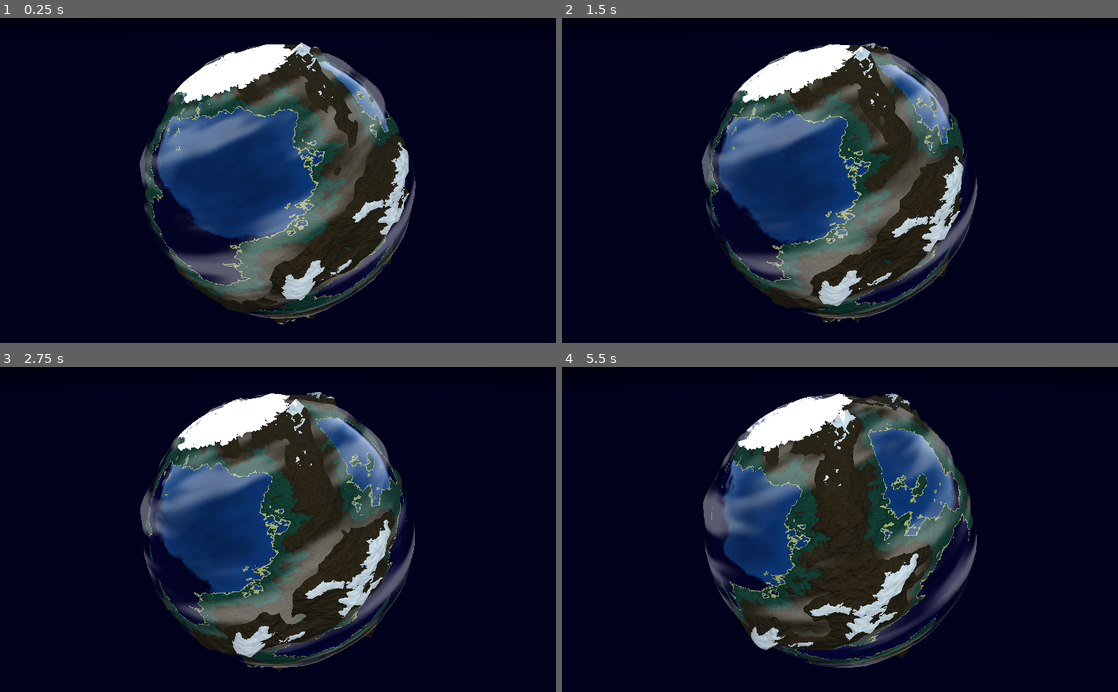
Above: before the commit, frames 1-4 (two rows, left to right).
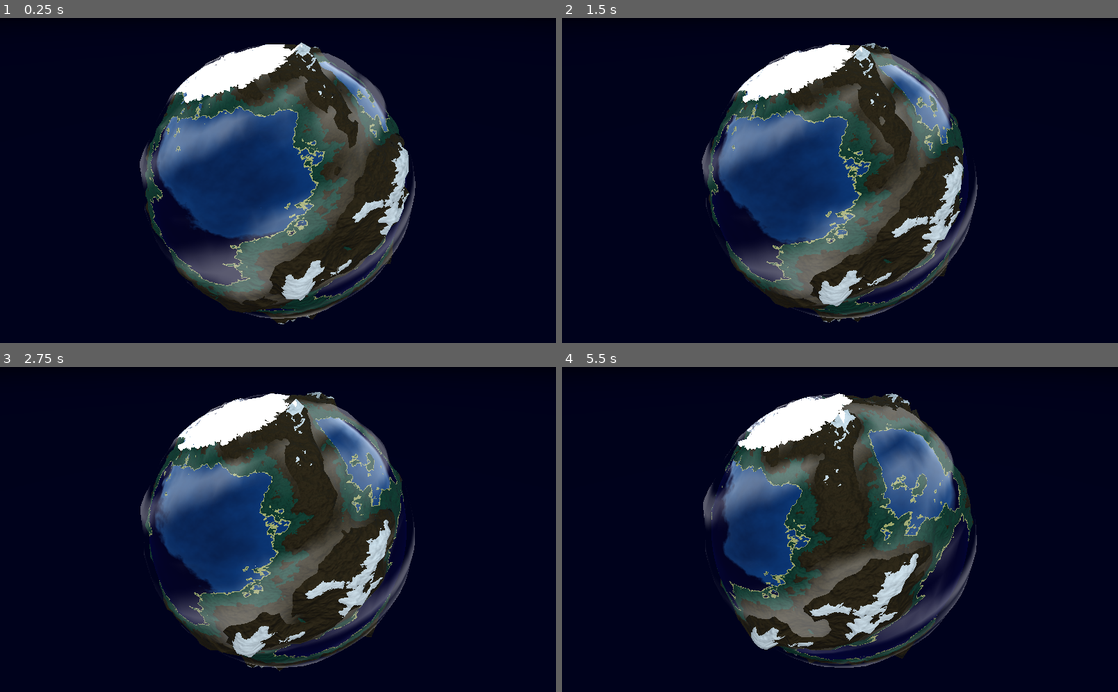
Above: after the commit, the same moments.

Repository: RichoM/SimplexNoiseTest
Game: Godot game, scene res://Test.tscn
Two runs of this game, one before a commit and one after it. Both use one fixed random seed, a clock stepped at 60 frames per second and the inputs below.
Inputs:
- Up to frame 1 (0.25 s): no input
- Up to frame 2 (1.5 s): no input
- Up to frame 3 (2.75 s): no input
- Up to frame 4 (5.5 s): no input

The runs differ from the first frame. In frame 1, 1.9% of the frame differs, in the area x 25-75%, y 8-92%; in frame 2, 3.0%; in frame 3, 5.0%; in frame 4, 8.7%, in the area x 25-75%, y 8-93%.

Commit message:
A little refactoring

Diff:
--- a/godot/Test.tscn
+++ b/godot/Test.tscn
@@ -1,8 +1,9 @@
-[gd_scene load_steps=18 format=2]
+[gd_scene load_steps=15 format=2]
 
 [ext_resource path="res://terrain_plane.tres" type="Material" id=1]
 [ext_resource path="res://terrain_sphere.tres" type="Material" id=2]
 [ext_resource path="res://littleplanet.gd" type="Script" id=3]
+[ext_resource path="res://clouds.tres" type="Material" id=4]
 
 [sub_resource type="PlaneMesh" id=1]
 size = Vector2( 10, 10 )
@@ -15,59 +16,13 @@
 radial_segments = 128
 rings = 64
 
-[sub_resource type="SphereMesh" id=8]
+[sub_resource type="SphereMesh" id=3]
 radius = 3.0
 height = 6.0
 
-[sub_resource type="Shader" id=9]
-code = "shader_type spatial;
+[sub_resource type="SphereMesh" id=4]
 
-uniform sampler2D clouds_texture;
-
-
-vec3 move(vec3 pt, float disp) {
-	float x = pt.x;
-	float y = pt.y;
-	float z = pt.z;
-
-	float r = sqrt(x*x + y*y + z*z);
-	float i = acos(z/r);
-	float a = atan(y, x);
-
-	r += disp;
-	pt.x = r * cos(a) * sin(i);
-	pt.y = r * sin(a) * sin(i);
-	pt.z = r * cos(i);
-	return pt;
-}
-
-void vertex() {
-	float disp = texture(clouds_texture, vec2(UV.y*2.35, UV.x + TIME*-0.015)).r;
-
-	VERTEX = move(VERTEX, disp * 0.25);
-}
-
-void fragment() {
-	vec3 albedo = texture(clouds_texture, vec2(UV.y*2.35, UV.x + TIME*-0.025)).rgb;
-	ALBEDO = albedo;
-	ALPHA = smoothstep(0.45, 0.65, albedo.g) * 0.35;
-	EMISSION = vec3(1.0);
-}
-"
-
-[sub_resource type="OpenSimplexNoise" id=11]
-
-[sub_resource type="NoiseTexture" id=12]
-seamless = true
-noise = SubResource( 11 )
-
-[sub_resource type="ShaderMaterial" id=10]
-shader = SubResource( 9 )
-shader_param/clouds_texture = SubResource( 12 )
-
-[sub_resource type="SphereMesh" id=3]
-
-[sub_resource type="Shader" id=4]
+[sub_resource type="Shader" id=5]
 code = "shader_type spatial;
 render_mode blend_mix,depth_draw_opaque,cull_back,diffuse_burley,specular_schlick_ggx;
 uniform vec4 albedo : hint_color;
@@ -153,17 +108,17 @@
 
 [node name="clouds" type="MeshInstance" parent="littleplanet"]
 transform = Transform( -0.863287, -0.014908, 0.504494, -0.0460108, -0.993078, -0.108079, 0.502613, -0.116515, 0.856624, 0, 0, 0 )
-mesh = SubResource( 8 )
-material/0 = SubResource( 10 )
+mesh = SubResource( 3 )
+material/0 = ExtResource( 4 )
 
 [node name="MeshInstance" type="MeshInstance" parent="."]
 transform = Transform( 1, 0, 0, 0, 1, 0, 0, 0, 1, -8.87739, 10.0006, 0 )
 visible = false
-mesh = SubResource( 3 )
-material/0 = SubResource( 7 )
+mesh = SubResource( 4 )
+material/0 = SubResource( 8 )
 
 [node name="Camera" type="Camera" parent="."]
 transform = Transform( 1, 0, 0, 0, 0.809017, 0.587785, 0, -0.587785, 0.809017, 0, 13.65, 5 )
 
 [node name="WorldEnvironment" type="WorldEnvironment" parent="."]
-environment = SubResource( 14 )
+environment = SubResource( 10 )
--- /dev/null
+++ b/godot/clouds.tres
@@ -0,0 +1,48 @@
+[gd_resource type="ShaderMaterial" load_steps=4 format=2]
+
+[sub_resource type="Shader" id=1]
+code = "shader_type spatial;
+
+uniform sampler2D clouds_texture;
+
+varying vec4 noise;
+
+vec3 move(vec3 pt, float disp) {
+	float x = pt.x;
+	float y = pt.y;
+	float z = pt.z;
+
+	float r = sqrt(x*x + y*y + z*z);
+	float i = acos(z/r);
+	float a = atan(y, x);
+
+	r += disp;
+	pt.x = r * cos(a) * sin(i);
+	pt.y = r * sin(a) * sin(i);
+	pt.z = r * cos(i);
+	return pt;
+}
+
+void vertex() {
+	noise = texture(clouds_texture, vec2(UV.y*2.35, UV.x + TIME*-0.015));
+	float disp = noise.r;
+	VERTEX = move(VERTEX, disp * 0.25);
+}
+
+void fragment() {
+	vec3 albedo = noise.rgb;
+	ALBEDO = albedo;
+	ALPHA = smoothstep(0.45, 0.65, albedo.g) * 0.35;
+	EMISSION = vec3(1.0);
+}
+"
+
+[sub_resource type="OpenSimplexNoise" id=2]
+
+[sub_resource type="NoiseTexture" id=3]
+seamless = true
+noise = SubResource( 2 )
+
+[resource]
+shader = SubResource( 1 )
+shader_param/clouds_texture = SubResource( 3 )
--- a/godot/terrain_sphere.shader
+++ b/godot/terrain_sphere.shader
@@ -14,6 +14,22 @@
 uniform float forest_threshold = 0.53;
 uniform float mountain_threshold = 0.6;
 uniform float snow_threshold = 0.65;
+
+vec3 move(vec3 pt, float disp) {
+	float x = pt.x;
+	float y = pt.y;
+	float z = pt.z;
+
+	float r = sqrt(x*x + y*y + z*z);
+	float i = acos(z/r);
+	float a = atan(y, x);
+
+	r += disp;
+	pt.x = r * cos(a) * sin(i);
+	pt.y = r * sin(a) * sin(i);
+	pt.z = r * cos(i);
+	return pt;
+}
 
 void vertex() {
 	UV += offset;
@@ -35,67 +51,56 @@
 		disp += .075;
 		disp = min(disp, 0.15);
 	}
-	float x = VERTEX.x;
-	float y = VERTEX.y;
-	float z = VERTEX.z;
 
-	float r = sqrt(x*x + y*y + z*z);
-	float i = acos(z/r);
-	float a = atan(y, x);
-
-	r += disp - 1.0;
-	VERTEX.x = r * cos(a) * sin(i);
-	VERTEX.y = r * sin(a) * sin(i);
-	VERTEX.z = r * cos(i);
-
+	VERTEX = move(VERTEX, disp - 1.0);
 }
 
 
 void fragment() {
+	vec4 noise = texture(noise_sampler, UV);
+	if (UV.y < noise.x/5.0 || UV.y > 1.0 - noise.x/5.0) {// Poles
 
-	vec4 noise = texture(noise_sampler, UV);
-
-	NORMALMAP = texture(noise_normal, UV).rgb;
-	NORMALMAP_DEPTH = 11.5;
-	ROUGHNESS = 0.75;
-
-	vec4 color = vec4(1.0);
-	if (noise.x > snow_threshold) {
-		color = snow;
-		NORMALMAP_DEPTH = 5.5;
-	} else if (noise.x > mountain_threshold) {
-		color = mountain;
-		METALLIC = 0.5;
-	} else if (noise.x > forest_threshold) {
-		color = forest;
-	} else if (noise.x > beach_threshold) {
-		color = beach;
-		NORMALMAP_DEPTH = 2.5;
-	} else if (noise.x > water_threshold) {
-		color = water;
-		ROUGHNESS = 0.001;
-		EMISSION = vec3(0.01, 0.01, 0.1);
-		METALLIC = 1.0;
-
-		NORMALMAP = texture(noise_sampler, UV + (TIME * .01)).rgb;
-		NORMALMAP_DEPTH = .5;
-	}
-	ALBEDO = noise.rgb * color.rgb;
-
-	noise /= 5.0;
-	if (UV.y < noise.x || UV.y > 1.0 - noise.x)
-	{
 		ALBEDO = snow.rgb * 0.9;
-		//NORMALMAP_DEPTH = 11.0 * (1.0 - pow(abs(sin(3.14159*(UV.y-0.5))), 0.5));
 		if (UV.y > 0.5) {
 			NORMALMAP_DEPTH = 11.0 * smoothstep(0.25, 0.75, (UV.y*0.450));
 		} else {
 			NORMALMAP_DEPTH = 11.0 * smoothstep(0.25, 0.75, ((1.0-UV.y)*0.450));
 		}
-		//NORMALMAP_DEPTH = 0.0;
 		NORMALMAP = texture(noise_normal, UV).rgb;
 		METALLIC = 0.0;
 		ROUGHNESS = 0.0;
 		EMISSION = vec3(.01);
+
+	} else {
+		vec4 color = vec4(1.0);
+		if (noise.x > water_threshold && noise.x < beach_threshold) { // Water
+			color = water;
+			ROUGHNESS = 0.001;
+			EMISSION = vec3(0.01, 0.01, 0.1);
+			METALLIC = 1.0;
+
+			NORMALMAP = texture(noise_sampler, UV + (TIME * .01)).rgb;
+			NORMALMAP_DEPTH = .5;
+		} else { // Land
+
+			NORMALMAP = texture(noise_normal, UV).rgb;
+			NORMALMAP_DEPTH = 11.5;
+			ROUGHNESS = 0.75;
+			if (noise.x > snow_threshold) {
+				color = snow;
+				NORMALMAP_DEPTH = 5.5;
+			} else if (noise.x > mountain_threshold) {
+				color = mountain;
+				METALLIC = 0.5;
+			} else if (noise.x > forest_threshold) {
+				color = forest;
+			} else if (noise.x > beach_threshold) {
+				color = beach;
+				NORMALMAP_DEPTH = 2.5;
+			}
+
+		}
+
+		ALBEDO = noise.rgb * color.rgb;
 	}
 }
Not shown: 2 places in godot/Test.tscn that only renumber resources
